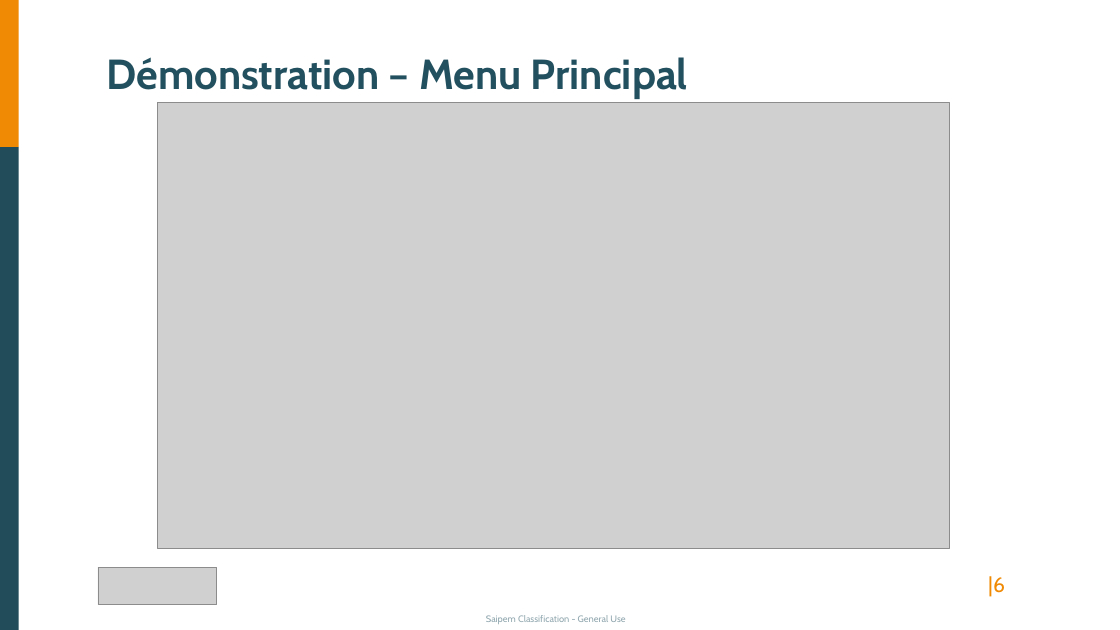
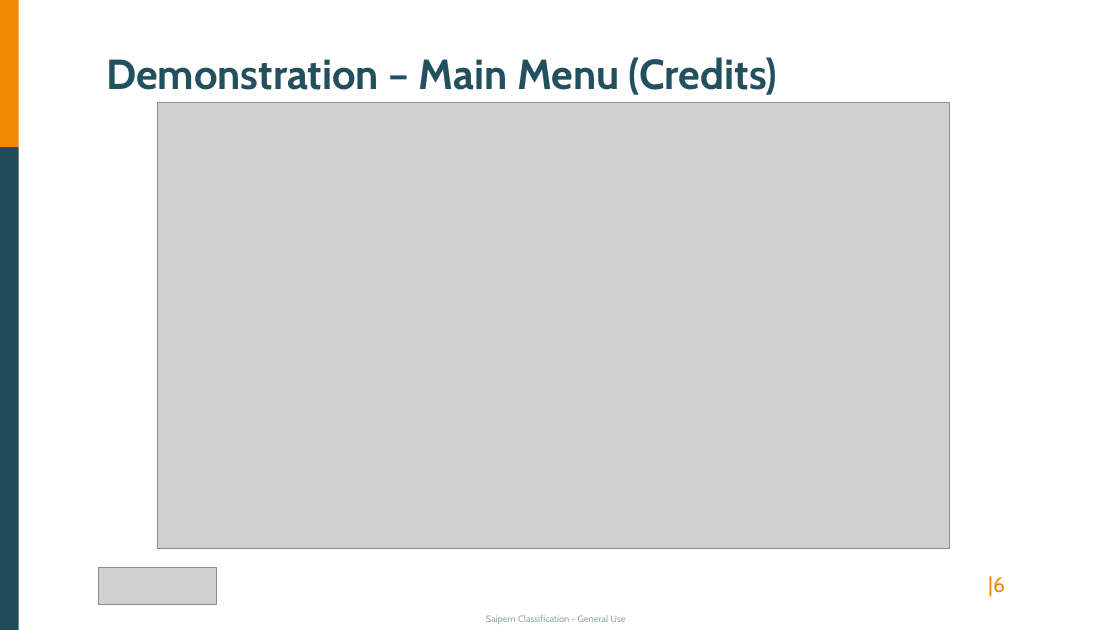
Before and after one commit to Starlight-25/DrillingMachine-DigitalTwin, a slide deck: slide 6 of ProjectInfo/Presentation.pptx. Drawn at 1120x630 pixels with LibreOffice and Linux fonts; fonts in the diff are those of the drawing; grey boxes stand for pictures. Boxes give left, top, right and bottom in pixels: in the first picture for what was removed or moved away, otherwise in the second. Text is boxed around its words. In the diff, an @@ line names an element or a change of style, - is before the commit and + after.

```diff
--- a/ProjectInfo/Presentation.pptx
+++ b/ProjectInfo/Presentation.pptx
@@ text at (106, 57, 778, 95): text changed @@
-Démonstration – Menu Principal
+Demonstration – Main Menu (Credits)
```
Also in this commit, not shown: 6 other slides changed, 1 slide added, 1 other file.
